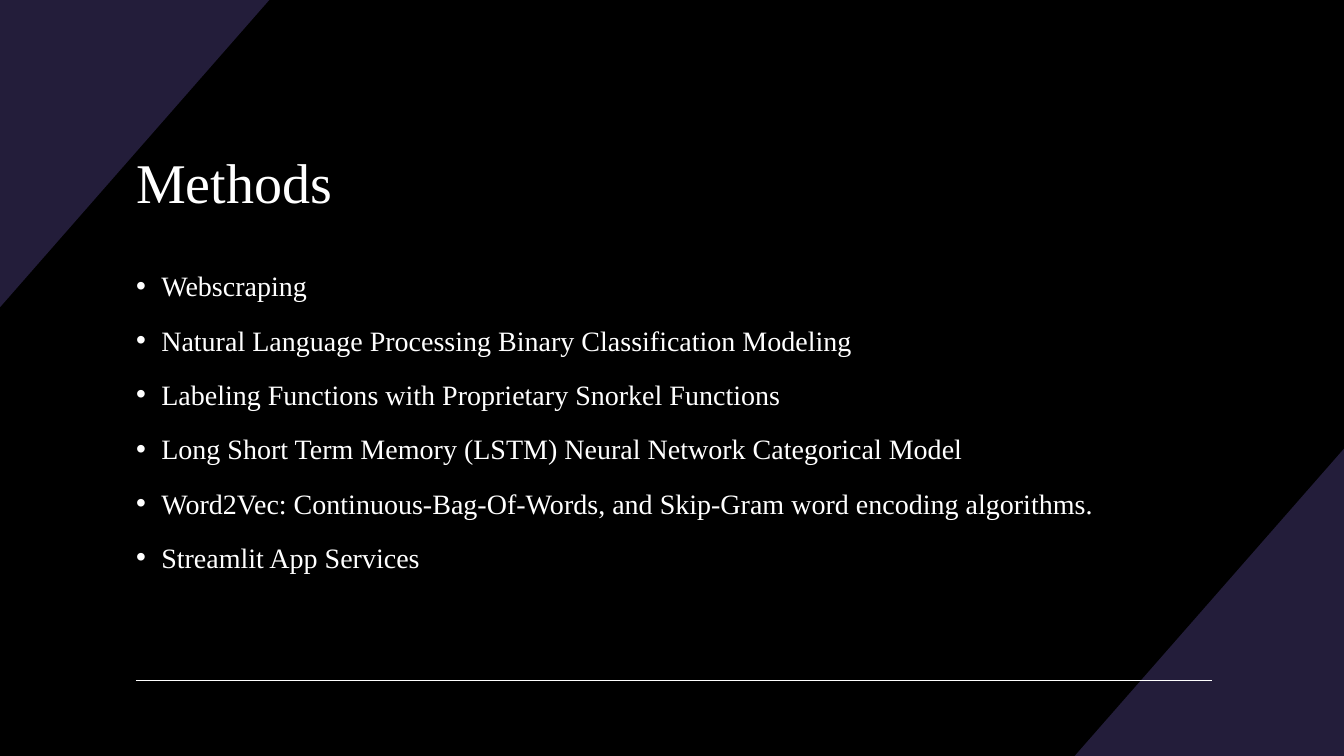
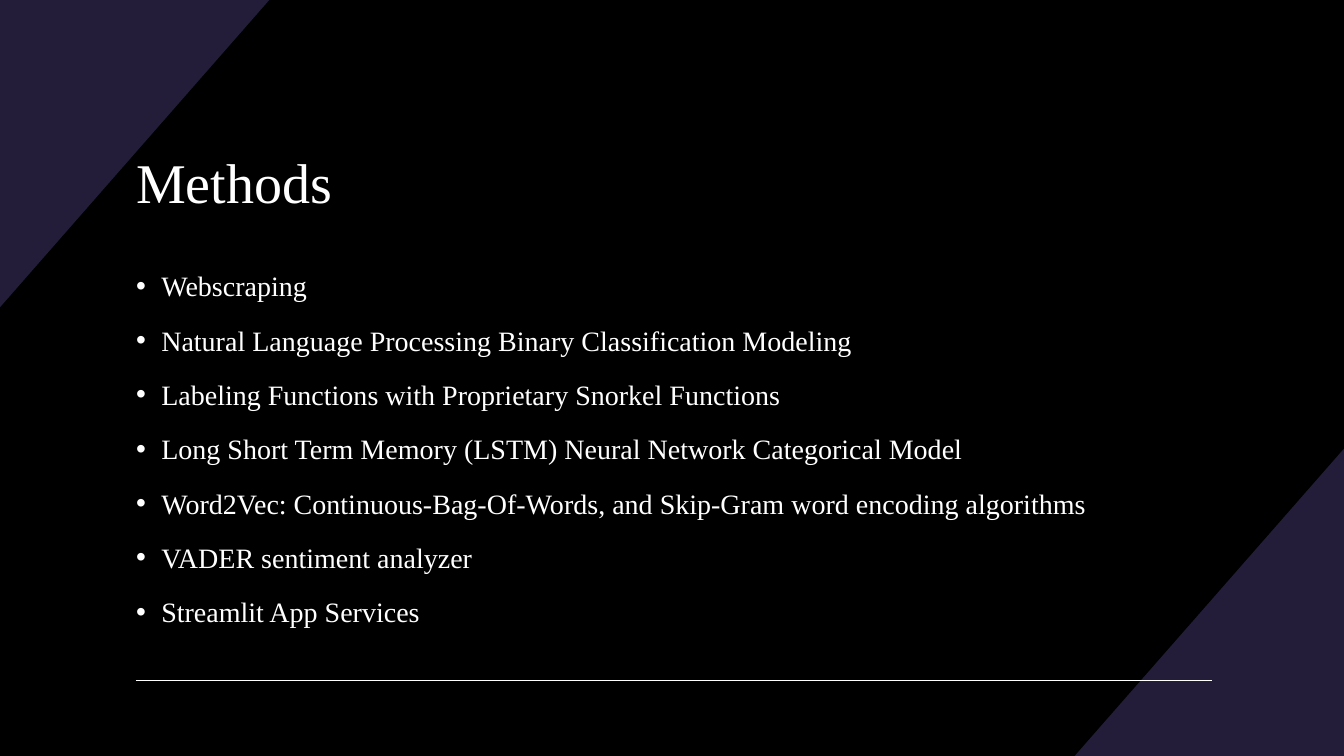
Before and after one commit to BenjaminRocco/Capstone_Project, a slide deck: slide 3 of Capstone_Presentation.pptx. Drawn at 1344x756 pixels with LibreOffice and Linux fonts; fonts in the diff are those of the drawing. Boxes give left, top, right and bottom in pixels: in the first picture for what was removed or moved away, otherwise in the second. Text is boxed around its words. In the diff, an @@ line names an element or a change of style, - is before the commit and + after.

```diff
--- a/Capstone_Presentation.pptx
+++ b/Capstone_Presentation.pptx
@@ text at bbox=[161, 494, 1086, 574]: text changed @@
-• Word2Vec: Continuous-Bag-Of-Words, and Skip-Gram word encoding algorithms.
+• Word2Vec: Continuous-Bag-Of-Words, and Skip-Gram word encoding algorithms
+• VADER sentiment analyzer
```
Also in this commit, not shown: 7 other slides changed, 15 other files.
